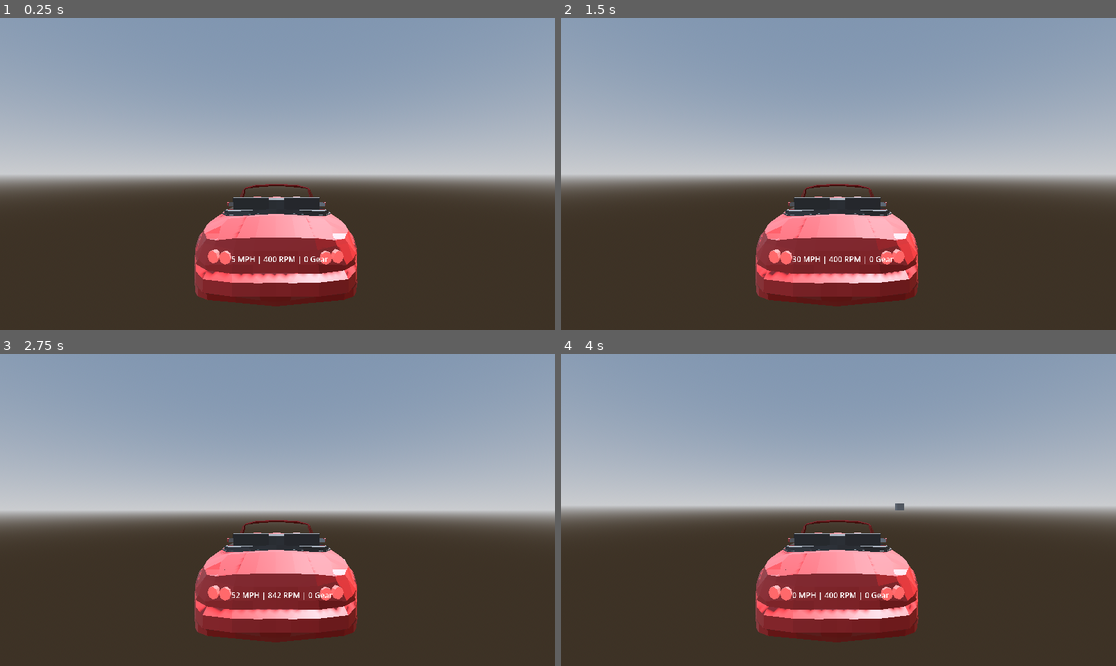
Above: before the commit, frames 1-4 (two rows, left to right).
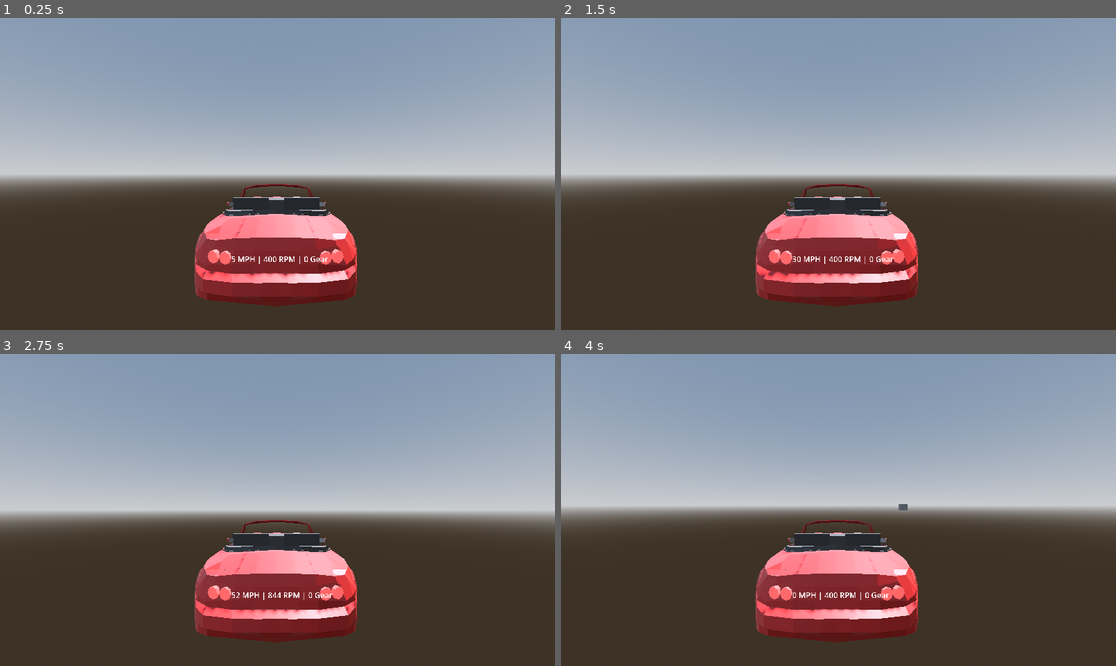
Above: after the commit, the same moments.

Repository: kakoiihito/Shift
Game: Godot game, scene res://Tracks/test.tscn
Same seed, same stepped clock (60 frames per second), same inputs: the game is played once before the commit and once after it.
Inputs:
- Up to frame 1 (0.25 s): no input
- Up to frame 2 (1.5 s): tap Enter at 0.5 s; hold D (SteerRight) 0.53-1.28 s; hold Shift (Clutch) 0.53-1.28 s; tap Space at 1.25 s; hold S (Brake) from 1.28 s (still down); tap W (Gas) at 1.35 s
- Up to frame 3 (2.75 s): release S (Brake) at 2.03 s; hold D (SteerRight) from 2.03 s (still down); hold G (Ignition) from 2.03 s (still down)
- Up to frame 4 (4 s): release D (SteerRight) at 2.78 s; release G (Ignition) at 2.78 s; hold E (ShiftUp) 2.78-3.53 s; tap Shift (Clutch) at 2.85 s; tap Enter at 3.5 s; hold A (SteerLeft) from 3.53 s (still down); hold W (Gas) from 3.53 s (still down)

The runs differ from the first frame. In frame 1, less than 0.1% of the frame differs, in the area x 36-59%, y 62-84%; in frame 2, 0.1%; in frame 3, 0.2%; in frame 4, 0.2%, in the area x 35-65%, y 47-84%.

Commit message:
trying to add lsd behavior, soon i will also be working on a new track model and car

Diff:
--- a/Car/Scripts/motor.gd
+++ b/Car/Scripts/motor.gd
@@ -1,6 +1,10 @@
 extends Node
 
 @export var car: RigidBody3D
+
+	####################
+	# ENGINE VARIABLES #
+	####################
 
 var max_torque = Values.max_torque
 var max_rpm = Values.max_rpm
@@ -27,7 +31,25 @@
 var unlock_threshold = Values.unlock_threshold
 var clutch_stiffness = Values.clutch_stiffness
 
+	###################
+	# WHEEL VARIABLES #
+	###################
+
 var wheel_angular_velocity = Data.wheel_angular_velocity
+var longitude_force = Data.longitude_force
+
+	#################
+	# LSD VARIABLES #
+	#################
+
+var TBR = Values.TBR
+var torsen_lsd = Values.torsen_lsd
+var clutch_lsd = Values.clutch_lsd
+var electronic_lsd = Values.electronic_lsd
+var minimum_lsd_force = Values.minimum_lsd_force
+var ramp_factor = Values.ramp_factor
+
+
 
 func motor_process(delta: float) -> void:
 	var torque_curve = car.torque_curve
@@ -42,7 +64,7 @@
 	var drivetrain_ratio = Data.current_gear_ratio * Values.final_drive
 
 	var normalized = clamp((1.0 - clutch_input - 0.3) / 0.4, 0.0, 1.0)
-	var clutch_engagement = normalized * normalized * (3.0 - 2.0 * normalized) # smoothstep
+	var clutch_engagement = normalized * normalized * (3.0 - 2.0 * normalized)
 
 	var driven_wheels = [FL_torque_engine, FR_torque_engine, RL_torque_engine, RR_torque_engine]
 	for i in range(4):
@@ -50,12 +72,11 @@
 			angular_velocity_sum += wheel_angular_velocity[i]
 			driven_count += 1
 
- # torque
 	var normalized_rpm = engine_rpm / max_rpm
 	var engine_torque: float
 	if is_shifting == false:
 		engine_torque = torque_curve.sample(normalized_rpm) * max_torque * throttle_input
-	else: # if shifting you dont have torque due to engine not being in use
+	else:
 		clutch_engagement = 0.0
 		engine_torque = 0.0
 
@@ -98,7 +119,29 @@
 
 	var clutch_torque_to_wheels = -clutch_torque_on_engine
 	var torque_at_wheels = clutch_torque_to_wheels * (drivetrain_ratio) * drive_train_efficeny
+
+	#var front_axle = [0,1]
+	#var rear_axle = [0,2]
+	#var driven_axle = []
+
+	#if FL_torque_engine and FR_torque_engine:
+	#	driven_axle = [front_axle]
+	#elif RL_torque_engine and RR_torque_engine:
+	#	driven_axle = [rear_axle]
+	#elif FL_torque_engine and FR_torque_engine and RL_torque_engine and RR_torque_engine:
+	#	driven_axle =[front_axle, rear_axle]
+
+	# var T_lock: float
+	# if torsen_clutch:
+	#	T_lock = torque_at_wheels * (TBR-1) / (TBR + 1)
+	# if clutch_clutch:
+	#	T_lock = minimum_lsd_force (torque_at_wheels * ramp_factor)
+	# if electronic_clutch:
+	#	pass # will write logic but not at the moment
+
+
 	var per_wheel_torque = torque_at_wheels / driven_count if driven_count > 0 else 0.0
+
 
 	for i in range(4):
 		if driven_wheels[i]:
--- a/Car/Scripts/values.gd
+++ b/Car/Scripts/values.gd
@@ -83,3 +83,14 @@
 var rolling_resistance_coeff = 0.015
 var friction_coefficient = 1.9
 var wheel_inertia = 0.8 * wheel_mass * wheel_radius * wheel_radius
+
+	#################
+	# LSD VARIABLES #
+	#################
+
+var TBR = 2.0
+var torsen_lsd = true
+var clutch_lsd = false
+var electronic_lsd = false
+var minimum_lsd_force = 100.0
+var ramp_factor = 1.0
--- a/project.godot
+++ b/project.godot
@@ -76,7 +76,7 @@
 
 [physics]
 
-common/physics_ticks_per_second=240
+common/physics_ticks_per_second=320
 3d/physics_engine="Jolt Physics"
 3d/default_gravity=9.810000000000002
 
